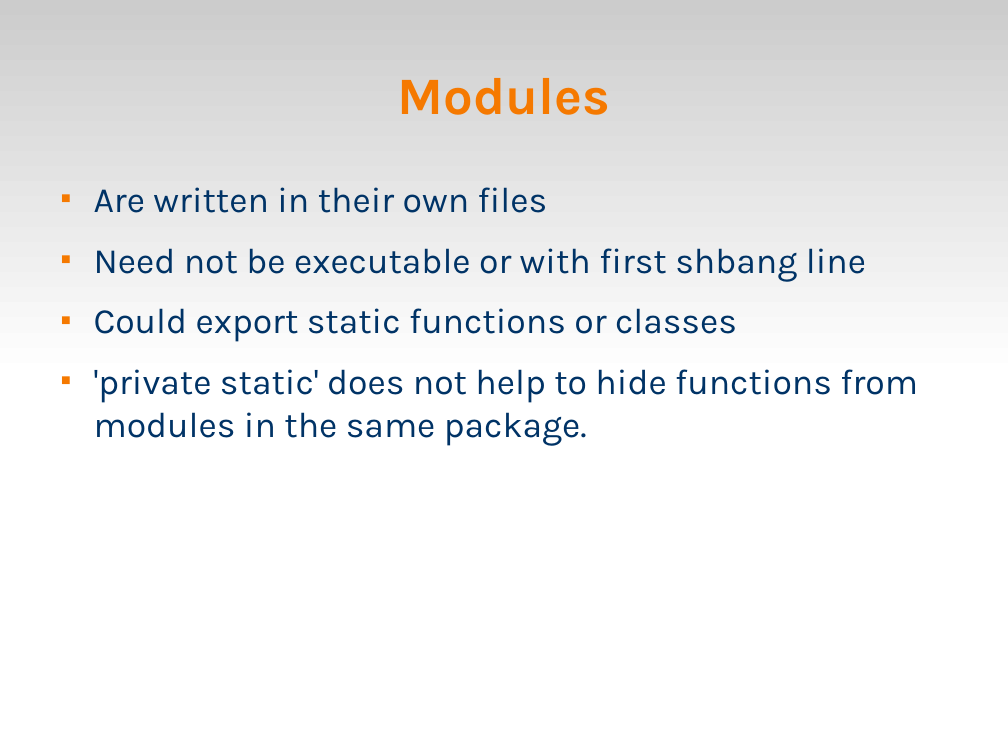
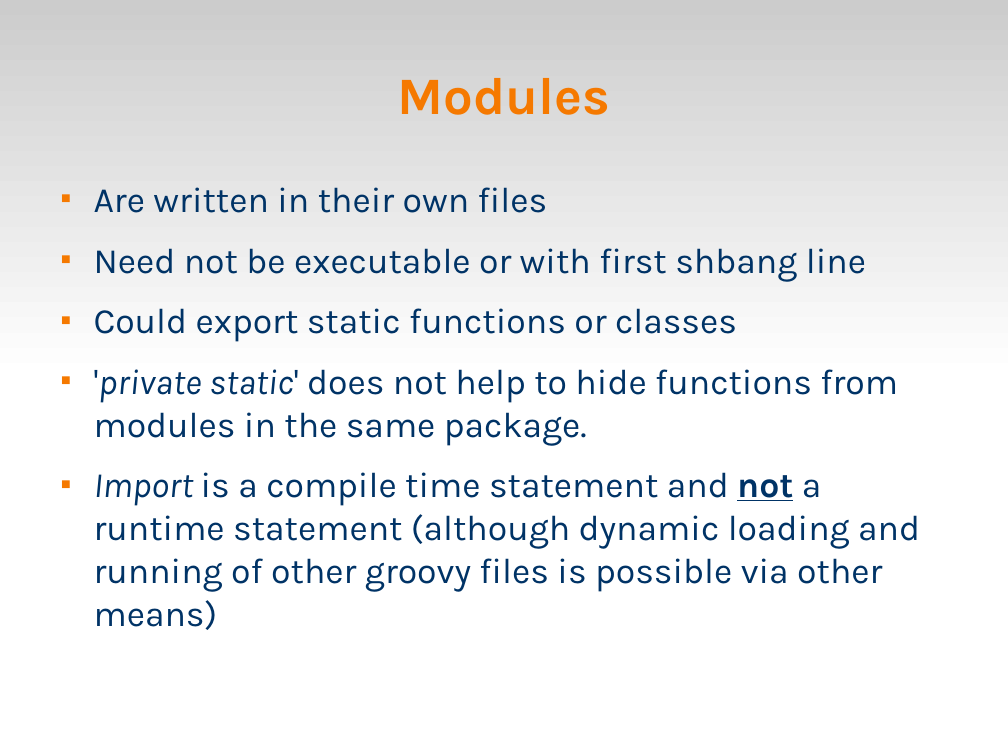
Before and after one commit to veltzer/demos, a slide deck: slide 12 of groovy/groovy.odp. Drawn at 1008x756 pixels with LibreOffice and Linux fonts; fonts in the diff are those of the drawing. Boxes give left, top, right and bottom in pixels: in the first picture for what was removed or moved away, otherwise in the second. Text is boxed around its words. In the diff, an @@ line names an element or a change of style, - is before the commit and + after.

```diff
--- a/groovy/groovy.odp
+++ b/groovy/groovy.odp
@@ text at bbox=[94, 369, 898, 446]: italic on in "'private static'" @@
@@ text at bbox=[94, 472, 920, 630]: paragraph added @@
+■ Import is a compile time statement and not a runtime statement (although dynamic loading and running of other groovy files is possible via other means)
```
Also in this commit, not shown: 7 slides added, 2 other files.
